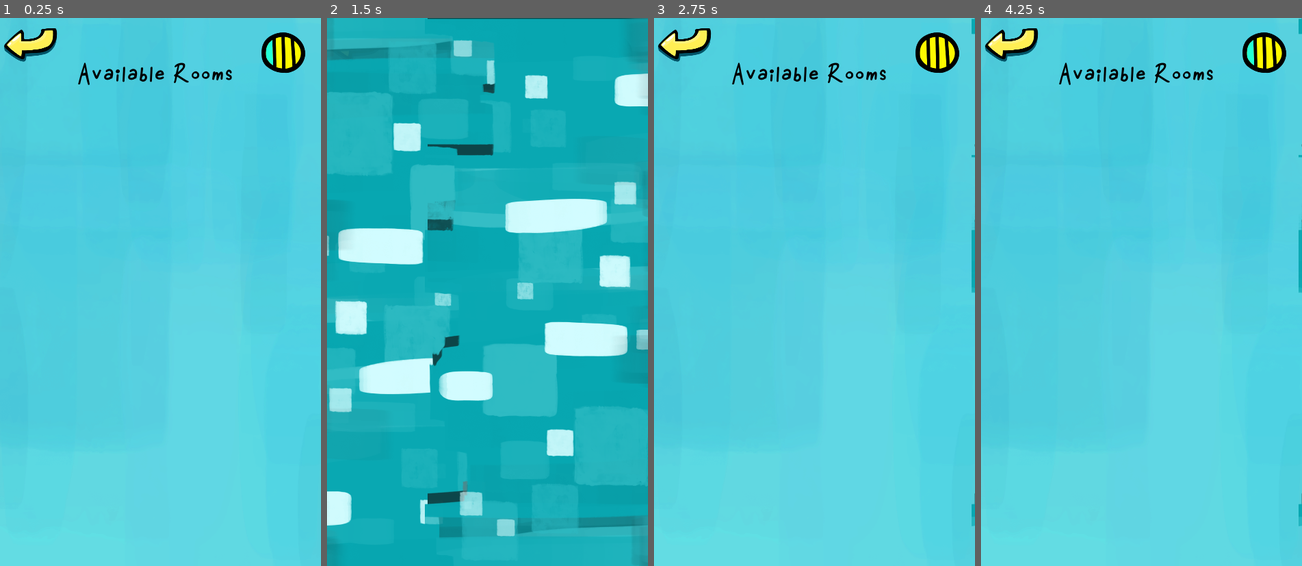
Above: before the commit, frames 1-4 (left to right).
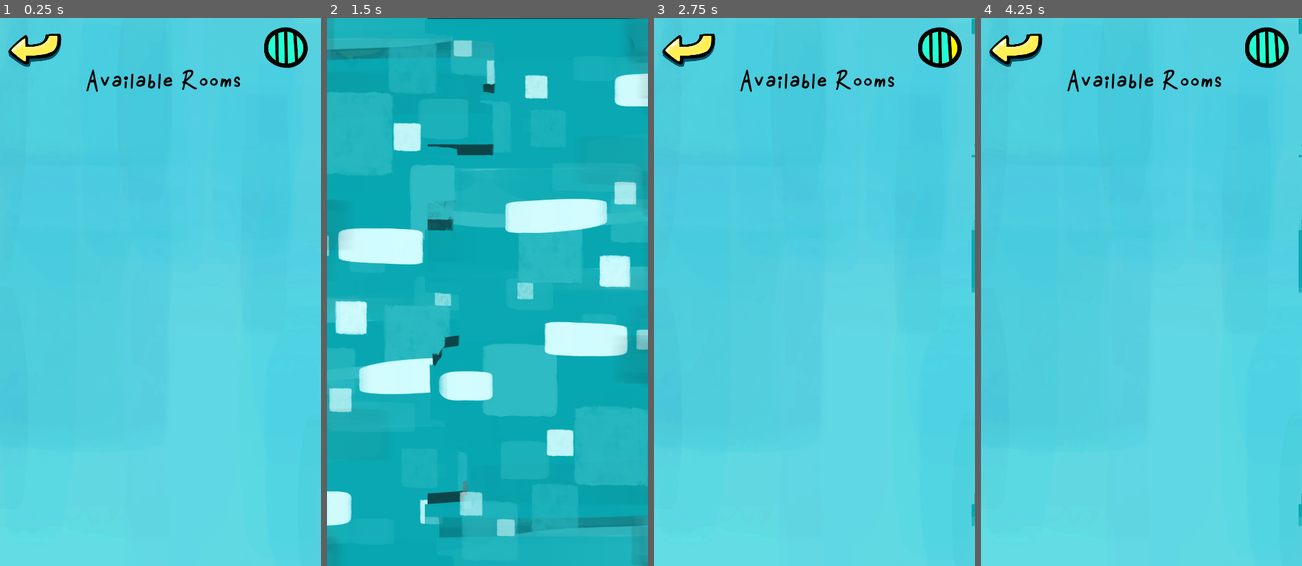
Above: after the commit, the same moments.

Repository: brennanho/Trio
Game: Godot game, scene res://Select_Room.tscn
Same seed, same stepped clock (60 frames per second), same inputs: the game is played once before the commit and once after it. This scene is started directly instead of the project's main scene.
Inputs (mouse positions are in pixels of both pictures, inside the frame that each line leads up to; where the layout moved, square brackets give the same spot in the first picture):
- Up to frame 1 (0.25 s): no input
- Up to frame 2 (1.5 s): click (359, 50) [355, 45] at 1.25 s
- Up to frame 3 (2.75 s): no input
- Up to frame 4 (4.25 s): no input

The runs differ from the first frame. In frame 1, 2.5% of the frame differs, in the area x 1-96%, y 1-14%; in frame 2, less than 0.1%; in frame 3, 2.5%; in frame 4, 2.5%.
Error in both runs: Invalid get index '-1' (on base: 'Array'). (res://scripts/global.gd:122)

Commit message:
To do: iphone x fix

Diff:
--- a/Select_Room.tscn
+++ b/Select_Room.tscn
@@ -72,20 +72,19 @@
 [node name="Title" type="Label" parent="."]
 anchor_right = 1.0
 anchor_bottom = 1.0
-margin_left = 165.0
-margin_top = 100.32
-margin_right = -185.0
-margin_bottom = -910.68
-custom_fonts/font = SubResource( 8 )
+margin_left = 180.867
+margin_top = 112.693
+margin_right = -169.133
+margin_bottom = -898.307
+custom_fonts/font = SubResource( 1 )
 custom_colors/font_color = Color( 0, 0, 0, 1 )
 custom_colors/font_outline_modulate = Color( 0, 0, 0, 1 )
 text = "Available Rooms"
-percent_visible = -0.0714286
 
 [node name="ScrollContainer" type="ScrollContainer" parent="."]
 margin_left = 99.5564
 margin_top = 214.165
-margin_right = 548.556
+margin_right = 549.556
 margin_bottom = 959.165
 mouse_filter = 1
 mouse_default_cursor_shape = 1
@@ -97,20 +96,21 @@
 script = ExtResource( 3 )
 
 [node name="Back" type="TextureButton" parent="."]
-margin_left = 6.0
-margin_top = 14.0
-margin_right = 145.0
-margin_bottom = 122.0
+margin_left = 13.9334
+margin_top = 23.5201
+margin_right = 152.933
+margin_bottom = 131.52
 texture_normal = ExtResource( 4 )
 texture_pressed = ExtResource( 5 )
 expand = true
 script = ExtResource( 6 )
 
 [node name="Loading" type="AnimatedSprite" parent="."]
-position = Vector2( 544.722, 66.3526 )
+position = Vector2( 549.482, 56.8326 )
 rotation = 1.5708
 scale = Vector2( 0.499022, 0.562123 )
-frames = SubResource( 1 )
+frames = SubResource( 8 )
+frame = 3
 playing = true
 
 [connection signal="pressed" from="Back" to="Back" method="_on_Back_pressed"]
--- a/Start_Game.tscn
+++ b/Start_Game.tscn
@@ -208,27 +208,29 @@
 anchor_right = 1.0
 anchor_bottom = 1.0
 margin_left = 1.0
-margin_top = 4.0
+margin_top = 2.0
 margin_right = -4.0
-margin_bottom = -1.0
+margin_bottom = 19.0
 
 [node name="Background" type="TextureRect" parent="."]
 modulate = Color( 0.882353, 0.882353, 0.882353, 1 )
 show_behind_parent = true
 anchor_right = 1.0
 anchor_bottom = 1.0
-margin_left = -17.5719
-margin_right = 45.4281
+margin_left = -27.0
+margin_top = -24.0
+margin_right = 47.0
+margin_bottom = -2.0
 texture = ExtResource( 1 )
 expand = true
 
 [node name="Game_Screen" type="GridContainer" parent="."]
 anchor_right = 1.0
 anchor_bottom = 1.0
-margin_left = 591.0
-margin_top = 360.0
-margin_right = 591.0
-margin_bottom = -132.0
+margin_left = 587.299
+margin_top = 367.448
+margin_right = 575.299
+margin_bottom = -124.552
 rect_rotation = 90.0
 rect_scale = Vector2( 1.1, 1.1 )
 custom_constants/vseparation = 33
--- a/scripts/game_screen.gd
+++ b/scripts/game_screen.gd
@@ -191,9 +191,7 @@
 					card_node.get_node("card").rect_position.x -= 15
 				else:
 					card_node.get_node("card").rect_position.x += 15
-
 				card_node.get_node("card").get_node("fade").play_backwards("fader")
-				#card_node.i += 1
 			set.clear()
 
 #Websocket signals
@@ -209,17 +207,13 @@
 		print("Opponent has found a set: ", card_1, card_2, card_3)
 		global.players_score[global.opp_socket_id] += 1
 		get_parent().get_node("Color/Scores").get_node(str(global.opp_socket_id)).text = str(global.fruits[global.opp_socket_id%global.fruits.size()]) + " :  " + str(global.players_score[global.opp_socket_id])
-		if cards.size() >= 3: #Refresh the board with new cards
-			set = [get_node("card_" + card_1).get_node("card").refresh_card(), get_node("card_" + card_2).get_node("card").refresh_card(), get_node("card_" + card_3).get_node("card").refresh_card()]
-		else: #Game over
-			global.refresh_globals()
-			get_tree().change_scene("Main.tscn")
+		set = [get_node("card_" + card_1).get_node("card").refresh_card(), get_node("card_" + card_2).get_node("card").refresh_card(), get_node("card_" + card_3).get_node("card").refresh_card()]
 		var num_sets = make_board_valid(card_1)
 		update_sets_available(num_sets)
 	elif msg == "WIN":
 		print("You win!")
 		global.refresh_globals()
-		get_tree().change_scene("res://Main.tscn")
+		Transition.fade_to("res://Main.tscn")
 
 func _connection_established(protocol):
 	var msg = "Rejoining game".to_utf8()
--- a/scripts/network.gd
+++ b/scripts/network.gd
@@ -26,7 +26,7 @@
 
 func _disconnected_from_server(id):
 	print('Client' + str(id) + ' disconnected from Server')
-	get_tree().change_scene(global.prev_scene)
+	Transition.fade_to(global.prev_scene)
 	global.refresh_globals()
 
 # EXECUTED ON SERVER SIDE
--- a/scripts/rooms.gd
+++ b/scripts/rooms.gd
@@ -1,12 +1,20 @@
 extends VBoxContainer
 const udp_client_port = 56883
 const udp_server_port = 56884
-const MAX_ATTEMPTS = 100
-var servers = []
-var attempts = 0
+const MAX_ATTEMPTS = 150
+var servers = {}
+
+class Server:
+	var button
+	var attempts
+	var ip
+	func _init(button, attempts, ip):
+		self.button = button
+		self.attempts = attempts
+		self.ip = ip
 
 func find_servers():
-	var servers = []
+	var updated_servers = {}
 	global.udp_sock = PacketPeerUDP.new()
 	global.udp_sock.listen(udp_client_port)
 	global.discovery_on = true
@@ -20,38 +28,52 @@
 				global.udp_sock.set_dest_address(parts.join('.'), udp_server_port)
 				global.udp_sock.put_var(global.get_host_ip())
 				var server_ip = global.udp_sock.get_var()
-				if server_ip != null and not(server_ip in servers):
-					servers.append(server_ip)
-					attempts = 0
+				if server_ip != null:
+					var server_ip_split = PoolStringArray(server_ip.split(".")).join("")
+					if not(server_ip in updated_servers):
+						updated_servers[server_ip] = server_ip_split
 			global.wait(0.1)
 	global.udp_sock.close()
-	return servers
+	return updated_servers
 
 func _pressed(server_ip):
 	set_process(false)
 	global.refresh_globals()
 	global.server_ip = server_ip
-	get_tree().change_scene("Lobby.tscn")
+	Transition.fade_to("Lobby.tscn")
 
 func _process(delta):
 	var updated_servers = find_servers()
-	if updated_servers.size() == 0:
-		attempts += 1
-		if attempts >= MAX_ATTEMPTS:
-			for child in get_children():
-				servers.erase(child.text)
-				remove_child(child)
-	for server_ip in updated_servers:
-		if not(server_ip in updated_servers) and server_ip in servers:
-			remove_child(server_ip)
-		elif not(server_ip in servers):
-			servers.append(server_ip)
-			var server_button = Button.new()
+	for server in servers.values():
+		if not(server.ip in updated_servers.values()) and server.attempts >= MAX_ATTEMPTS:
+			remove_child(server.button)
+			servers.erase(server.ip)
+		else:
+			server.attempts += 1
+	for server_ip in updated_servers.keys():
+		if not(server_ip in servers.keys()):
+			var server_button = TextureButton.new()
+			var label = Label.new()
+			var font = DynamicFont.new()
+			font.size = 40
+			font.font_data = load("res://fonts/Robi-Regular.ttf")
+			label.add_font_override("font", font)
+			label.add_color_override("font_color", Color(0,0,0))
+			label.text = server_ip
+			label.margin_left = get_parent().rect_size.x/3.5
+			label.margin_top = 30
 			server_button.name = server_ip
-			server_button.text = server_ip
-			server_button.rect_min_size.y = 75
 			server_button.mouse_filter = server_button.MOUSE_FILTER_PASS
 			server_button.connect("pressed", self, "_pressed", [server_ip])
+			server_button.texture_normal = load("res://Menu_Sprites/BLANK_OFF.png")
+			server_button.texture_pressed = load("res://Menu_Sprites/BLANK_ON.png")
+			server_button.expand = true
+			server_button.stretch_mode = server_button.STRETCH_SCALE
+			server_button.rect_min_size.x = get_parent().rect_size.x
+			server_button.rect_min_size.y = get_parent().rect_size.y/7
+			var server = Server.new(server_button, 0, server_ip)
+			servers[server_ip] = server
+			server_button.add_child(label)
 			add_child(server_button)
 
 func _ready():
Binary file added: Menu_Sprites/BLANK_OFF.png
Not shown, added: Menu_Sprites/BLANK_OFF.png.import
Binary file added: Menu_Sprites/BLANK_ON.png
Not shown, added: Menu_Sprites/BLANK_ON.png.import
Not shown: 2 places in Select_Room.tscn that only renumber resources
Not shown, changed: Set.apk
